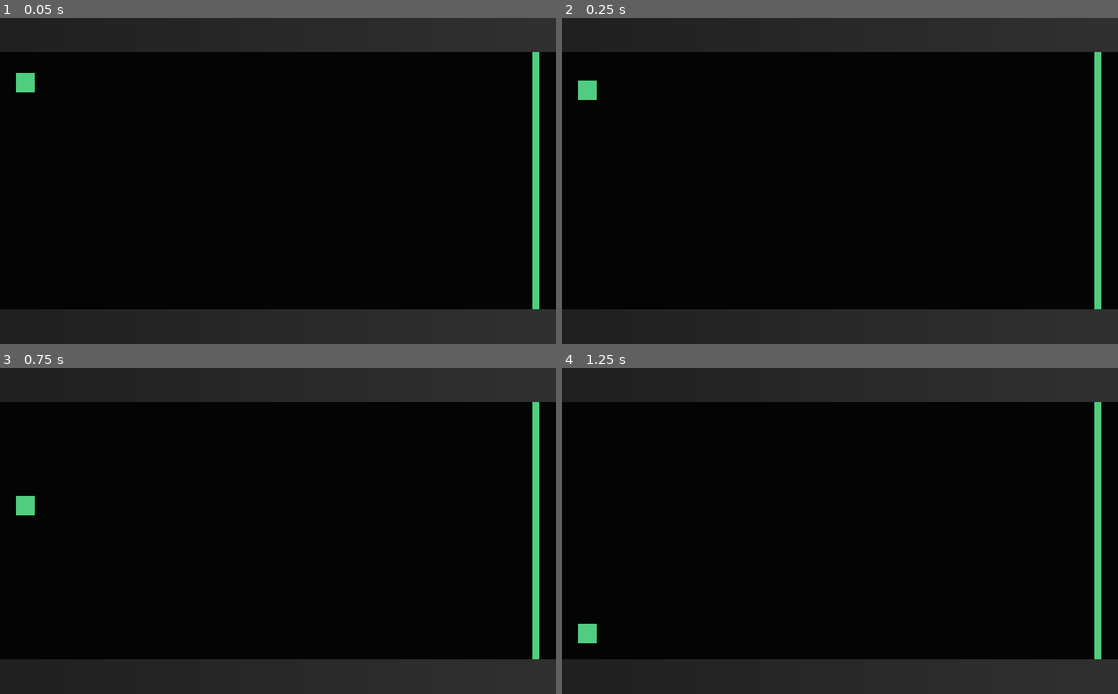
Above: before the commit, frames 1-4 (two rows, left to right).
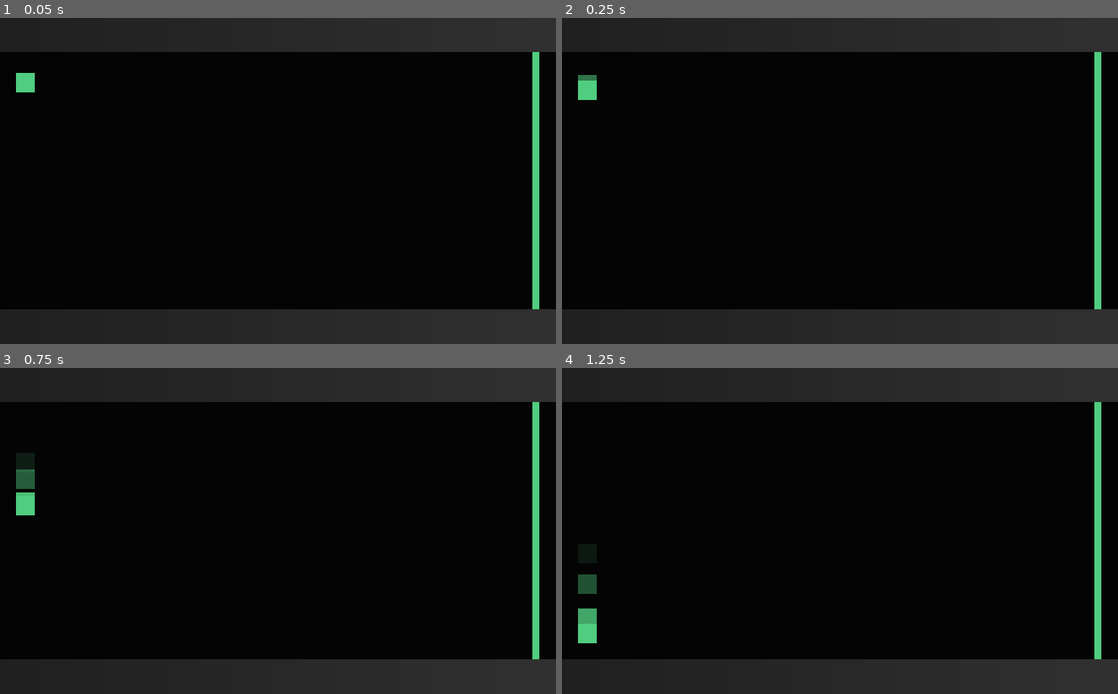
Above: after the commit, the same moments.

Repository: MrEliptik/godot_experiments
Game: Godot game, scene res://game.tscn
Two runs of this game, one before a commit and one after it. Both use one fixed random seed, a clock stepped at 60 frames per second and the inputs below.
Inputs (mouse positions are in pixels of both pictures, inside the frame that each line leads up to):
- Up to frame 1 (0.05 s): no input
- Up to frame 2 (0.25 s): no input
- Up to frame 3 (0.75 s): move the mouse to (400, 514) at 0.52 s; click (400, 514) at 0.67 s
- Up to frame 4 (1.25 s): no input

Frame 1 is identical in both runs. In frame 2, less than 0.1% of the frame differs, in the area x 2-7%, y 17-20%; in frame 3, 0.4%, in the area x 2-7%, y 26-40%; in frame 4, 0.4%.

Commit message:
[hang] add trail, add explosion

Diff:
--- /dev/null
+++ b/2D/hang/effects/trail.gd
@@ -0,0 +1,10 @@
+extends Sprite
+
+func _ready():
+	$AlphaTween.interpolate_property(self, "modulate",
+		Color(1, 1, 1, 1), Color(1, 1, 1, 0), 0.4,
+		Tween.TRANS_SINE, Tween.EASE_OUT)
+	$AlphaTween.start()
+
+func _on_AlphaTween_tween_completed(object, key):
+	queue_free()
--- /dev/null
+++ b/2D/hang/effects/trail.tscn
@@ -0,0 +1,9 @@
+[gd_scene load_steps=2 format=2]
+
+[ext_resource path="res://effects/trail.gd" type="Script" id=1]
+
+[node name="Trail" type="Sprite"]
+script = ExtResource( 1 )
+
+[node name="AlphaTween" type="Tween" parent="."]
+[connection signal="tween_completed" from="AlphaTween" to="." method="_on_AlphaTween_tween_completed"]
--- /dev/null
+++ b/2D/hang/fake_explosion_particles.gd
@@ -0,0 +1,238 @@
+extends Node2D
+
+signal finished(enemy)
+
+export (int) var min_particles_number = 200
+export (int) var max_particles_number = 400
+
+export (float) var min_particles_gravity = 200.0
+export (float) var max_particles_gravity = 600.0
+
+export (float) var min_particles_velocity = 200.0
+export (float) var max_particles_velocity = 600.0
+
+export (int) var max_particles_position_x = ProjectSettings.get_setting("display/window/size/width")
+export (int) var max_particles_position_y = ProjectSettings.get_setting("display/window/size/height")
+
+export (int) var min_particles_size = 1
+export (int) var max_particles_size = 3
+
+export (bool) var get_random_position = false
+export (bool) var start_timer = false
+export (float) var timer_wait_time = 1.0
+export (bool) var particles_explode = false
+export (String) var group_name = "fake_explosion_particles"
+
+var particles = []
+var particles_number
+var particles_initial_position
+
+var particles_colors_with_weights = [
+	[4, Color("#ffffff")],
+	[2, Color("#000000")],
+	[8, Color("#ff004d")],
+	[8, Color("#ffa300")],
+	[10, Color("#ffec27")]
+]
+
+var particles_timer
+
+func _ready():
+	# Add to a group so it can be found from anywhere.
+	add_to_group(group_name)
+
+	# Create the initial particles.
+	_create_particles()
+
+	# Create a timer.
+	particles_timer = Timer.new()
+	particles_timer.one_shot = false
+	particles_timer.wait_time = timer_wait_time
+	particles_timer.set_timer_process_mode(1)
+	particles_timer.connect("timeout", self, "_on_particles_timer_timeout")
+
+	add_child(particles_timer, true)
+
+	if start_timer: particles_timer.start()
+
+
+func _process(delta):
+	# If there are particles in the particles array and
+	# 'particles_explode' is 'true', make them explode.
+	if particles.size() > 0 and particles_explode == true:
+
+		_particles_explode(delta)
+
+		# Redraw the particles every frame.
+		update()
+
+	# If there are no particles in the particles array, free the node.
+	if particles.size() == 0 and not start_timer:
+		emit_signal("finished", get_parent())
+
+		queue_free()
+
+
+func _draw():
+	for particle in particles:
+		# Draw the particles.
+		draw_rect(Rect2(particle.position, particle.size), particle.color)
+
+
+func _particles_explode(delta):
+	for particle in particles:
+		particle.velocity.x *= particle.velocity_increment.x
+		particle.velocity.y *= particle.velocity_increment.y
+		particle.position += (particle.velocity + particle.gravity) * delta
+
+		particle.time += delta
+
+		if particle.time > _get_random_time():
+			# Fade out the particles.
+			if particle.color.a > 0:
+				particle.color.a -= particle.alpha * delta
+
+				if particle.color.a < 0:
+					particle.color.a = 0
+
+		# If the particle is invisible...
+		if particle.color.a == 0:
+			# ... if there are particles in the particles array...
+			if particles.size() > 0:
+				# ... find the particle in the particles array...
+				var i = particles.find(particle)
+				# ... and remove it from the particles array.
+				particles.remove(i)
+
+
+func _create_particles():
+	# Set the node's position to (0,0) to get proper random position values.
+	if get_random_position: position = Vector2.ZERO
+
+	# Set initial values.
+	particles_initial_position = _get_random_position() if get_random_position else Vector2.ZERO
+	particles_number = _get_random_number()
+
+	# Empty the particles array.
+	particles.clear()
+
+	for i in particles_number:
+		# Create the particle object.
+		var particle = {
+			alpha = null,
+			color = null,
+			gravity = null,
+			position = particles_initial_position,
+			size = null,
+			time = 0,
+			velocity = null
+		}
+
+		# Assign random variables to the particle object.
+		particle.alpha = _get_random_alpha()
+		particle.color = _get_random_color()
+		particle.gravity = _get_random_gravity()
+		particle.size = _get_random_size()
+		particle.velocity = _get_random_velocity()
+		particle.velocity_increment = _get_random_velocity_increment()
+
+		# Push the particle to the particles array.
+		particles.push_back(particle)
+
+
+func _get_random_alpha():
+	randomize()
+	var random_alpha = rand_range(2, 10)
+	return random_alpha
+
+
+func _get_random_color():
+	randomize()
+	var random_color = _rand_array(particles_colors_with_weights)
+	return random_color
+
+
+func _get_random_gravity():
+	randomize()
+	var random_gravity = Vector2(
+							rand_range(
+								-rand_range(min_particles_gravity, max_particles_gravity),
+								rand_range(min_particles_gravity, max_particles_gravity)
+							),
+							rand_range(
+								rand_range(min_particles_gravity * 2, max_particles_gravity * 2),
+								rand_range(min_particles_gravity * 2, max_particles_gravity * 2)
+							)
+						)
+	return random_gravity
+
+
+func _get_random_number():
+	randomize()
+	var random_number = round(rand_range(min_particles_number, max_particles_number))
+	return random_number
+
+
+func _get_random_position():
+	randomize()
+	var random_position_x = rand_range(0, max_particles_position_x)
+	var random_position_y = rand_range(0, max_particles_position_y)
+	var random_position = Vector2(random_position_x, random_position_y)
+	return random_position
+
+
+func _get_random_size():
+	randomize()
+	var random_size = randi() % max_particles_size + min_particles_size
+	random_size = Vector2(random_size, random_size)
+	return random_size
+
+
+func _get_random_velocity():
+	randomize()
+	var random_velocity = Vector2(
+							rand_range(
+								-rand_range(min_particles_velocity, max_particles_velocity),
+								rand_range(min_particles_velocity, max_particles_velocity)
+							),
+							rand_range(
+								-rand_range(min_particles_velocity * 2, max_particles_velocity * 2),
+								-rand_range(min_particles_velocity * 2, max_particles_velocity * 2)
+							)
+						)
+	return random_velocity
+
+
+func _get_random_velocity_increment():
+	randomize()
+	var random_velocity_increment = Vector2(rand_range(0.991, 1.009), rand_range(0.991, 1.009))
+	return random_velocity_increment
+
+
+func _get_random_time():
+	randomize()
+	var random_time = rand_range(0.05, 0.1)
+	return random_time
+
+
+func _rand_array(array):
+	# Code from @CowThing (https://pastebin.com/HhdBuUzT).
+	# Arrays must be [weight, value].
+
+	var sum_of_weights = 0
+	for t in array:
+		sum_of_weights += t[0]
+
+	var x = randf() * sum_of_weights
+
+	var cumulative_weight = 0
+	for t in array:
+		cumulative_weight += t[0]
+
+		if x < cumulative_weight:
+			return t[1]
+
+
+func _on_particles_timer_timeout():
+	# Create new particles every time the timer times out.
+	_create_particles()
--- /dev/null
+++ b/2D/hang/fake_explosion_particles.tscn
@@ -0,0 +1,7 @@
+[gd_scene load_steps=2 format=2]
+
+[ext_resource path="res://fake_explosion_particles.gd" type="Script" id=1]
+
+[node name="fake_explosion_particles" type="Node2D"]
+z_index = 1
+script = ExtResource( 1 )
--- a/2D/hang/player.gd
+++ b/2D/hang/player.gd
@@ -4,11 +4,14 @@
 
 signal anchor(point, collider)
 signal free
+signal die
 
 var anchor = null
 
 var reset = false
 var reset_position
+
+var dead = false
 
 # Called when the node enters the scene tree for the first time.
 func _ready():
@@ -34,9 +37,13 @@
 	if e is InputEventMouseButton && e.button_index == BUTTON_LEFT && e.pressed:
 		# Raycast to position
 		ray.cast_to = (e.global_position-ray.global_position).rotated(-rotation)
+		print(rad2deg((e.global_position-ray.global_position).angle()))
+		#ray.rotation = (e.global_position-ray.global_position).angle() - deg2rad(90)
+		#ray.rotation = ray.global_position.angle_to_point(e.global_position)
 		# Force update otherwise collision happens next frame
 		ray.force_raycast_update()
 		if ray.is_colliding():
+			$LaunchSound.play()
 			var collider = ray.get_collider()
 			anchor = ray.get_collision_point()
 			print(collider, anchor)
@@ -53,6 +60,22 @@
 	anchor = null
 
 func _on_Player_body_entered(body):
-	if reset: return
+	if reset or dead: return
+	$Sprite.visible = false
+	$TrailTimer.stop()
+	$fake_explosion_particles.visible = true
+	$fake_explosion_particles.particles_explode = true
+	dead = true
+	emit_signal("die")
+	$DieSound.play()
 	print('dead')
-	get_tree().reload_current_scene()
+
+
+func _on_TrailTimer_timeout():
+	var this_trail = preload("res://effects/trail.tscn").instance()
+	# give the trail a parent
+	get_parent().add_child(this_trail)
+	this_trail.position = position
+	this_trail.texture = $Sprite.texture
+	this_trail.flip_h = $Sprite.flip_h
+	this_trail.scale = $Sprite.scale
--- a/2D/hang/player.tscn
+++ b/2D/hang/player.tscn
@@ -1,16 +1,19 @@
-[gd_scene load_steps=5 format=2]
+[gd_scene load_steps=8 format=2]
 
 [ext_resource path="res://player.gd" type="Script" id=1]
+[ext_resource path="res://sounds/sfx/die.ogg" type="AudioStream" id=2]
+[ext_resource path="res://sounds/sfx/fire.ogg" type="AudioStream" id=3]
+[ext_resource path="res://fake_explosion_particles.tscn" type="PackedScene" id=4]
 
-[sub_resource type="RectangleShape2D" id=3]
+[sub_resource type="RectangleShape2D" id=1]
 extents = Vector2( 17.6111, 17.9525 )
 
-[sub_resource type="Gradient" id=1]
+[sub_resource type="Gradient" id=2]
 offsets = PoolRealArray( 0 )
 colors = PoolColorArray( 0.314331, 0.804688, 0.505877, 1 )
 
-[sub_resource type="GradientTexture" id=2]
-gradient = SubResource( 1 )
+[sub_resource type="GradientTexture" id=3]
+gradient = SubResource( 2 )
 width = 40
 
 [node name="Player" type="RigidBody2D"]
@@ -20,13 +23,28 @@
 script = ExtResource( 1 )
 
 [node name="CollisionShape2D" type="CollisionShape2D" parent="."]
-shape = SubResource( 3 )
+shape = SubResource( 1 )
 
 [node name="Sprite" type="Sprite" parent="."]
 position = Vector2( 0.110179, 0.0216109 )
 scale = Vector2( 0.873289, 35.3 )
-texture = SubResource( 2 )
+texture = SubResource( 3 )
 
 [node name="RayCast2D" type="RayCast2D" parent="."]
 enabled = true
+cast_to = Vector2( 0, 1000 )
+
+[node name="DieSound" type="AudioStreamPlayer" parent="."]
+stream = ExtResource( 2 )
+
+[node name="LaunchSound" type="AudioStreamPlayer" parent="."]
+stream = ExtResource( 3 )
+
+[node name="fake_explosion_particles" parent="." instance=ExtResource( 4 )]
+visible = false
+
+[node name="TrailTimer" type="Timer" parent="."]
+wait_time = 0.12
+autostart = true
 [connection signal="body_entered" from="." to="." method="_on_Player_body_entered"]
+[connection signal="timeout" from="TrailTimer" to="." method="_on_TrailTimer_timeout"]
